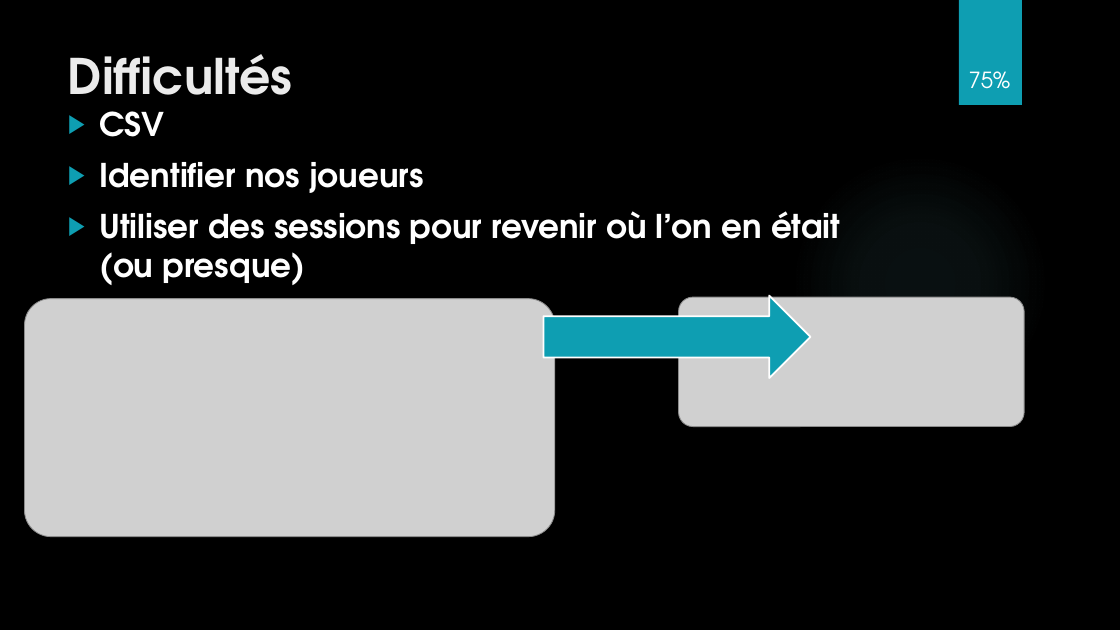
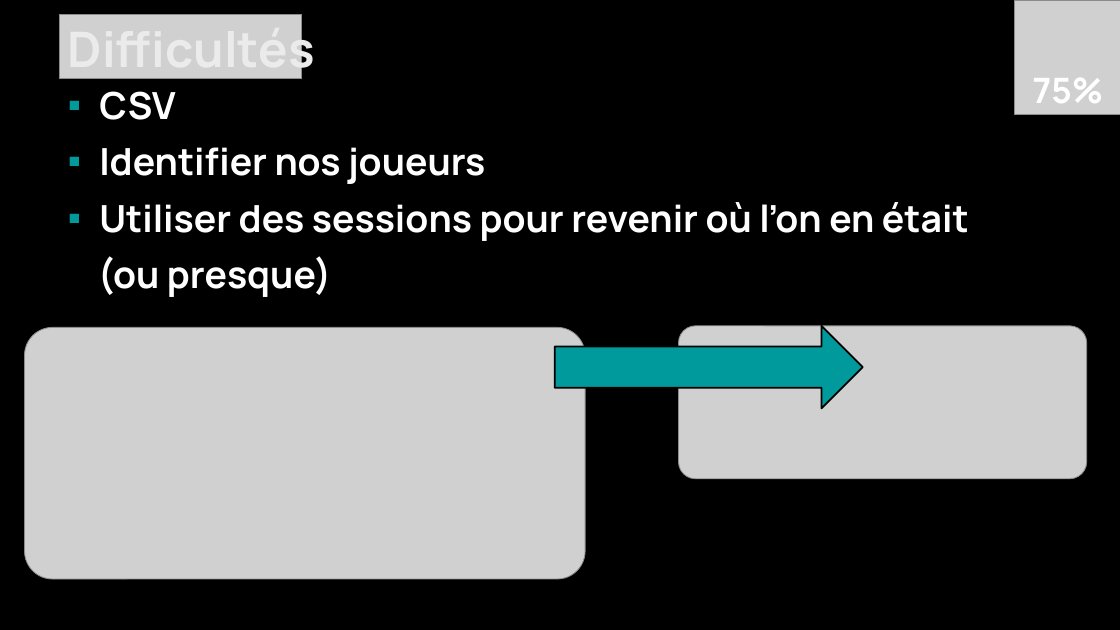
Before and after one commit to Daxank/TPI, a slide deck: slide 6 of TPI_Multiplix_presentation.pptx. Drawn at 1120x630 pixels with LibreOffice and Linux fonts; fonts in the diff are those of the drawing; grey boxes stand for pictures; background and template pictures are left out. Boxes give left, top, right and bottom in pixels: in the first picture for what was removed or moved away, otherwise in the second. Text is boxed around its words. In the diff, an @@ line names an element or a change of style, - is before the commit and + after.

```diff
--- a/TPI_Multiplix_presentation.pptx
+++ b/TPI_Multiplix_presentation.pptx
@@ title "Difficultés": place and size @@
-title "Difficultés" at <box>68,54,293,115</box>
+title "Difficultés" at <box>68,21,315,80</box>
@@ title "Difficultés" at <box>68,21,315,80</box>: font TeX Gyre Adventor to Manrope @@
@@ picture added at <box>60,14,302,79</box> @@
@@ rectangle removed at <box>959,0,1022,105</box> @@
@@ text "75%": place and size @@
-text "75%" at <box>969,71,1011,89</box>
+text "75%" at <box>1033,78,1104,103</box>
@@ text "75%" at <box>1033,78,1104,103</box>: size 19 to 30 pt, font TeX Gyre Adventor to Manrope, bold on @@
@@ picture added at <box>1015,0,1120,115</box> @@
@@ text "CSV": place and size @@
-text "CSV" at <box>99,111,841,285</box>
+text "CSV" at <box>98,91,969,297</box>
@@ text at <box>99,91,485,184</box>: size 28 to 32 pt, font TeX Gyre Adventor to Manrope in "CSV", "Identifier nos joueurs"; bullet ▶ to ▪; bullet colour #0E9EB2 to #009A9C @@
@@ ellipse removed at <box>791,154,1049,413</box> @@
@@ text at <box>98,202,969,297</box>: text changed; size 28 to 32 pt; font TeX Gyre Adventor to Manrope @@
-▶ Utiliser des sessions pour revenir où l’on en était (ou presque)
+▪ Utiliser des sessions pour revenir où l’on en était
+(ou presque)
@@ picture: place and size @@
-picture at <box>24,299,555,537</box>
+picture at <box>24,328,585,580</box>
@@ right arrow: place and size @@
-right arrow at <box>544,296,811,378</box>
+right arrow at <box>555,326,863,408</box>
@@ right arrow at <box>555,326,863,408</box>: fill #0E9EB2 to #009A9C; outline #FFFFFF 1.5 pt to #000000 1.5 pt @@
@@ picture: place and size @@
-picture at <box>679,297,1024,427</box>
+picture at <box>679,326,1087,479</box>
```
Also in this commit, not shown: 7 other slides changed.
